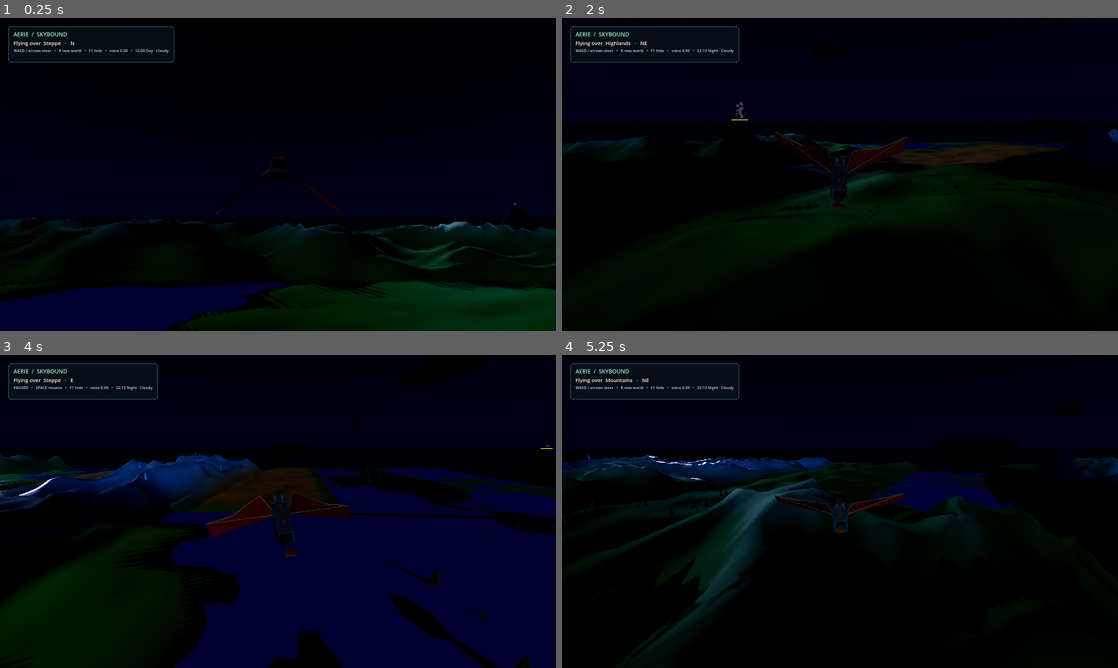
Above: before the commit, frames 1-4 (two rows, left to right).
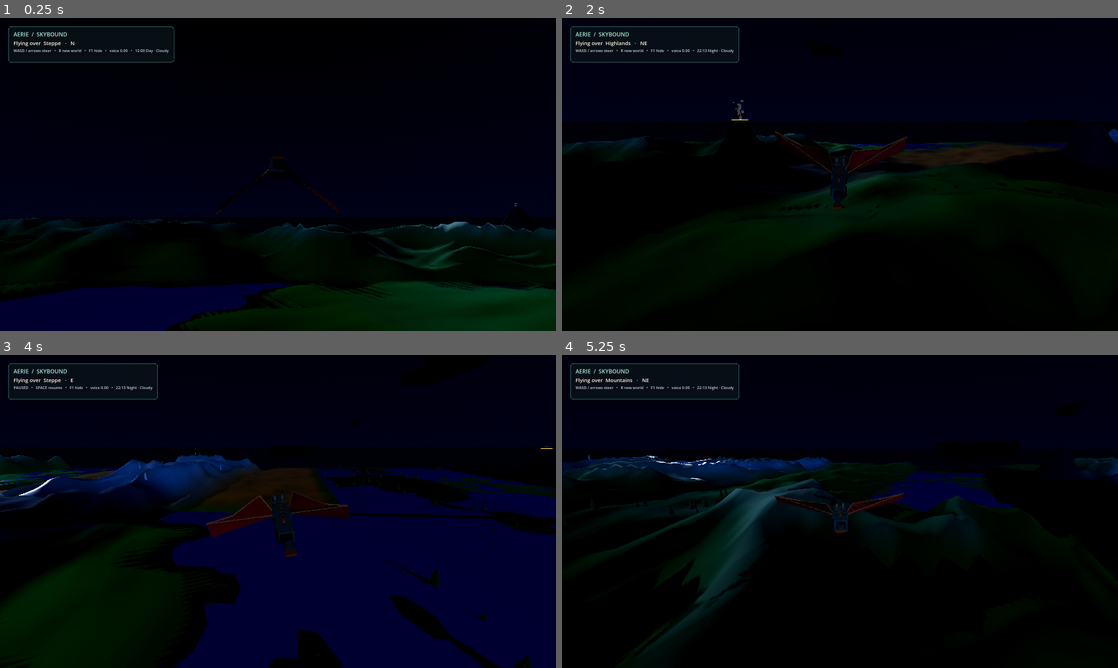
Above: after the commit, the same moments.

Repository: amurru/aerie
Game: Godot game, scene res://scenes/main.tscn
The game is run twice, just before and just after one commit, with the same random seed, the same clock (stepped at 60 frames per second) and the same inputs.
Inputs (mouse positions are in pixels of both pictures, inside the frame that each line leads up to):
- Up to frame 1 (0.25 s): no input
- Up to frame 2 (2 s): tap Enter at 0.5 s; move the mouse to (962, 158) at 0.52 s; hold D (move_right) 0.53-1.25 s; tap R at 0.6 s; click (962, 158) at 0.67 s; tap Space at 0.77, 1.07 s; drag from (728, 190) to (812, 237) at 1.27 s
- Up to frame 3 (4 s): move the mouse to (333, 442) at 2.02 s; hold D (move_right) 2.03-2.75 s; tap L at 2.1 s; tap R at 2.3, 3.8 s; drag from (250, 574) to (111, 464) at 2.77 s; move the mouse to (444, 558) at 3.52 s; hold A (move_left) from 3.53 s (still down); tap M at 3.6 s; tap Space at 3.77 s
- Up to frame 4 (5.25 s): tap Space at 4.07 s; release A (move_left) at 4.25 s; drag from (673, 464) to (756, 433) at 4.27 s; move the mouse to (867, 511) at 5.02 s; hold S (move_down) from 5.03 s (still down); tap R at 5.1 s; click (867, 511) at 5.17 s

The runs differ from the first frame. In frame 1, less than 0.1% of the frame differs, in the area x 92-93%, y 59-61%; in frame 2, less than 0.1%, in the area x 30-33%, y 26-33%; in frame 3, less than 0.1%; in frame 4, nothing differs.

Commit message:
Shout-to-erupt volcano reactivity, silent mic monitor
- Proximity plus voice-level trigger erupts nearby volcanoes
- Lava fountain, magma spill strips, glow surge for 12s
- Dormant volcanoes can be woken, per-volcano cooldowns
- Voice bus muted so mic input is analyzed but never played back

Diff:
--- a/scripts/audio_reactor.gd
+++ b/scripts/audio_reactor.gd
@@ -22,6 +22,10 @@
 	event_bus = p_event_bus
 	_ensure_bus()
 	_ensure_mic()
+	# Hear-nothing monitor: the player must keep playing for capture and
+	# spectrum to receive audio, but the bus itself stays silent. Bus
+	# mute/volume apply when mixing toward Master, after bus effects run.
+	AudioServer.set_bus_mute(bus_index, true)
 
 
 func _ensure_bus() -> void:
--- a/scripts/wallpaper.gd
+++ b/scripts/wallpaper.gd
@@ -53,6 +53,7 @@
 
 func _process(delta: float) -> void:
 	world.update_follow(dragon.global_position)
+	_shout_eruption_check()
 	# Chase behind the heading so free flight and U-turns read correctly.
 	# Slight lateral lag keeps steering parallax visible.
 	var facing := Vector3(-sin(dragon.rotation.y), 0.0, -cos(dragon.rotation.y))
@@ -71,6 +72,22 @@
 	if idx < 0:
 		idx += 8
 	return points[idx]
+
+
+func _near_volcano_hint() -> String:
+	if world.nearest_volcano(dragon.global_position, 170.0) >= 0:
+		return "   •   volcano near - SHOUT to erupt"
+	return ""
+
+
+func _shout_eruption_check() -> void:
+	if audio_reactor == null or not audio_reactor.enabled:
+		return
+	if audio_reactor.current_level < 0.55:
+		return
+	var index: int = world.nearest_volcano(dragon.global_position, 150.0)
+	if index >= 0 and world.try_erupt(index, 12.0):
+		event_bus.publish_beat(1.0)
 
 
 func _setup_input() -> void:
@@ -228,6 +245,7 @@
 		extra = "   •   voice %.2f" % audio_reactor.current_level
 	if environment_director != null:
 		extra += "   •   %s %s · %s" % [environment_director.time_string(), environment_director.period_name(), environment_director.weather]
+	extra += _near_volcano_hint()
 	if paused:
 		status_label.text = "PAUSED   •   SPACE resume   •   F1 hide" + extra
 	elif window.mode == Window.MODE_FULLSCREEN:
--- a/scripts/world_generator.gd
+++ b/scripts/world_generator.gd
@@ -15,22 +15,66 @@
 var detail_noise: FastNoiseLite
 var ridge_noise: FastNoiseLite
 var _biome_cache: Dictionary = {}
-var _volc_lights: Array[OmniLight3D] = []
-var _volc_phase: Array[float] = []
+var _volcanoes: Array[Dictionary] = []
 var _volc_time: float = 0.0
 
 
 func _process(_delta: float) -> void:
-	# Magma glow flicker for active volcanoes.
-	if _volc_lights.is_empty():
+	# Magma glow flicker for active volcanoes; eruption state machine.
+	if _volcanoes.is_empty():
 		return
 	_volc_time += _delta
-	for i in range(_volc_lights.size()):
-		var lamp: OmniLight3D = _volc_lights[i]
-		if not is_instance_valid(lamp):
+	for v in _volcanoes:
+		var glow: OmniLight3D = v.get("glow")
+		if not is_instance_valid(glow):
 			continue
-		var p: float = _volc_phase[i]
-		lamp.light_energy = 2.6 + sin(_volc_time * 7.0 + p) * 0.5 + sin(_volc_time * 13.0 + p * 2.0) * 0.3
+		var p: float = v.get("phase", 0.0)
+		var flicker: float = sin(_volc_time * 7.0 + p) * 0.5 + sin(_volc_time * 13.0 + p * 2.0) * 0.3
+		var erupting: float = float(v.get("erupting", 0.0))
+		if erupting > 0.0:
+			erupting = maxf(0.0, erupting - _delta)
+			v["erupting"] = erupting
+		var cooldown: float = float(v.get("cooldown", 0.0))
+		if cooldown > 0.0:
+			v["cooldown"] = maxf(0.0, cooldown - _delta)
+		var active: bool = bool(v.get("active", false))
+		if erupting > 0.0:
+			glow.light_energy = 5.5 + flicker
+		elif active:
+			glow.light_energy = 2.6 + flicker
+		else:
+			glow.light_energy = 0.0
+		var fountain: CPUParticles3D = v.get("fountain")
+		if is_instance_valid(fountain):
+			fountain.emitting = erupting > 0.0
+		for flow in v.get("flows", []):
+			if is_instance_valid(flow):
+				(flow as Node3D).visible = erupting > 0.0
+
+
+func nearest_volcano(dragon_pos: Vector3, max_dist: float) -> int:
+	var best := -1
+	var best_d := max_dist
+	for i in range(_volcanoes.size()):
+		var anchor: Vector3 = _volcanoes[i].get("anchor", Vector3.ZERO)
+		var d: float = dragon_pos.distance_to(anchor)
+		if d < best_d:
+			best_d = d
+			best = i
+	return best
+
+
+func try_erupt(index: int, duration: float) -> bool:
+	if index < 0 or index >= _volcanoes.size():
+		return false
+	var v: Dictionary = _volcanoes[index]
+	if not is_instance_valid(v.get("glow")):
+		return false
+	if float(v.get("erupting", 0.0)) > 0.0 or float(v.get("cooldown", 0.0)) > 0.0:
+		return false
+	v["erupting"] = duration
+	v["cooldown"] = duration + 30.0
+	return true
 
 
 func _ready() -> void:
@@ -75,11 +119,10 @@
 			var old_chunk: Node3D = chunks[key]
 			chunks.erase(key)
 			old_chunk.queue_free()
-	# Drop flicker refs whose volcano chunk was recycled.
-	for i in range(_volc_lights.size() - 1, -1, -1):
-		if not is_instance_valid(_volc_lights[i]):
-			_volc_lights.remove_at(i)
-			_volc_phase.remove_at(i)
+	# Drop volcano records whose chunk was recycled.
+	for i in range(_volcanoes.size() - 1, -1, -1):
+		if not is_instance_valid(_volcanoes[i].get("glow")):
+			_volcanoes.remove_at(i)
 
 
 func regenerate_at(dragon_pos: Vector3) -> void:
@@ -87,8 +130,7 @@
 		old_chunk.queue_free()
 	chunks.clear()
 	_biome_cache.clear()
-	_volc_lights.clear()
-	_volc_phase.clear()
+	_volcanoes.clear()
 	world_seed = randi_range(1, 2000000000)
 	_configure_noise()
 	update_follow(dragon_pos)
@@ -456,19 +498,95 @@
 	crater.mesh = crater_mesh
 	crater.position = Vector3(x, ground + 52.7, local_z)
 	parent.add_child(crater)
-	if not active:
-		return
+	# Every volcano gets an eruption kit so shouting can wake dormant ones;
+	# only active cones get idle embers and smoke.
 	var glow := OmniLight3D.new()
 	glow.name = "MagmaGlow"
 	glow.light_color = Color("ff5a1a")
-	glow.light_energy = 2.6
+	glow.light_energy = 2.6 if active else 0.0
 	glow.omni_range = 70.0
 	glow.position = Vector3(x, ground + 56.0, local_z)
 	parent.add_child(glow)
-	_volc_lights.append(glow)
-	_volc_phase.append(randf() * TAU)
-	_add_embers(parent, x, ground + 53.0, local_z)
-	_add_smoke(parent, x, ground + 56.0, local_z)
+	var record := {
+		"anchor": parent.position + Vector3(x, ground + 53.0, local_z),
+		"glow": glow,
+		"fountain": null,
+		"flows": [],
+		"active": active,
+		"erupting": 0.0,
+		"cooldown": 0.0,
+		"phase": randf() * TAU,
+	}
+	_volcanoes.append(record)
+	var flows: Array = record["flows"]
+	_add_flows(parent, flows, x, ground, local_z)
+	record["fountain"] = _add_fountain(parent, x, ground + 53.0, local_z)
+	if active:
+		_add_embers(parent, x, ground + 53.0, local_z)
+		_add_smoke(parent, x, ground + 56.0, local_z)
+
+
+func _lava_material() -> StandardMaterial3D:
+	var mat := StandardMaterial3D.new()
+	mat.albedo_color = Color("ff3a0a")
+	mat.emission_enabled = true
+	mat.emission = Color("ff4a0d")
+	mat.emission_energy_multiplier = 2.5
+	return mat
+
+
+func _add_flows(parent: Node3D, flows: Array, x: float, ground: float, local_z: float) -> void:
+	# Magma spill: emissive strips draped down the cone, hidden until eruption.
+	var mat := _lava_material()
+	for a in range(4):
+		var ang: float = float(a) * PI * 0.5 + 0.4
+		var dir := Vector3(cos(ang), 0.0, sin(ang))
+		var top: Vector3 = Vector3(x, ground + 52.0, local_z) + dir * 6.0
+		var bottom: Vector3 = Vector3(x, ground + 2.0, local_z) + dir * 33.0
+		var strip := MeshInstance3D.new()
+		strip.name = "MagmaFlow"
+		var box := BoxMesh.new()
+		var length: float = top.distance_to(bottom)
+		box.size = Vector3(1.4, 0.5, length)
+		box.material = mat
+		strip.mesh = box
+		strip.position = (top + bottom) * 0.5
+		parent.add_child(strip)
+		strip.look_at(strip.global_position + (bottom - top).normalized(), Vector3.UP)
+		strip.visible = false
+		strip.cast_shadow = GeometryInstance3D.SHADOW_CASTING_SETTING_OFF
+		flows.append(strip)
+
+
+func _add_fountain(parent: Node3D, x: float, y: float, local_z: float) -> CPUParticles3D:
+	# Red lava fountain, idle until eruption.
+	var fountain := CPUParticles3D.new()
+	fountain.name = "LavaFountain"
+	fountain.amount = 140
+	fountain.lifetime = 2.2
+	fountain.lifetime_randomness = 0.35
+	fountain.local_coords = false
+	fountain.emission_shape = CPUParticles3D.EMISSION_SHAPE_SPHERE
+	fountain.emission_sphere_radius = 4.0
+	fountain.direction = Vector3(0.0, 1.0, 0.0)
+	fountain.spread = 12.0
+	fountain.initial_velocity_min = 16.0
+	fountain.initial_velocity_max = 24.0
+	fountain.gravity = Vector3(0.0, -14.0, 0.0)
+	fountain.damping_min = 0.2
+	fountain.damping_max = 0.8
+	var drop := SphereMesh.new()
+	drop.radius = 0.28
+	drop.height = 0.56
+	var mat := StandardMaterial3D.new()
+	mat.albedo_color = Color("ff2a0d")
+	mat.shading_mode = BaseMaterial3D.SHADING_MODE_UNSHADED
+	drop.material = mat
+	fountain.mesh = drop
+	fountain.position = Vector3(x, y, local_z)
+	fountain.emitting = false
+	parent.add_child(fountain)
+	return fountain
 
 
 func _add_embers(parent: Node3D, x: float, y: float, local_z: float) -> void:
